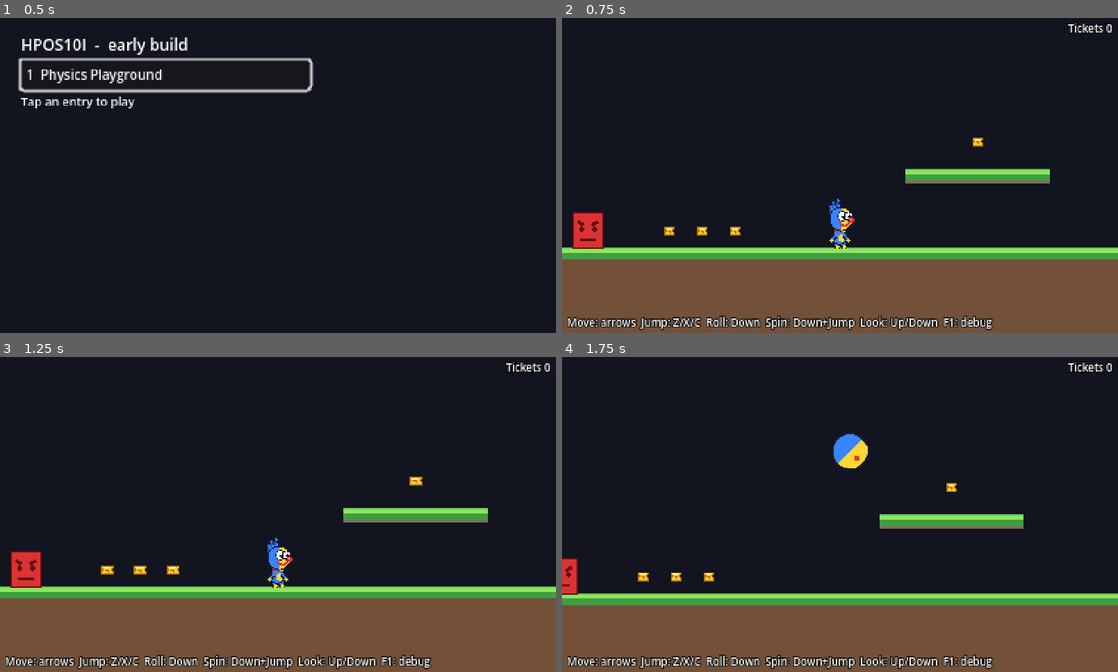
Above: before the commit, frames 1-4 (two rows, left to right).
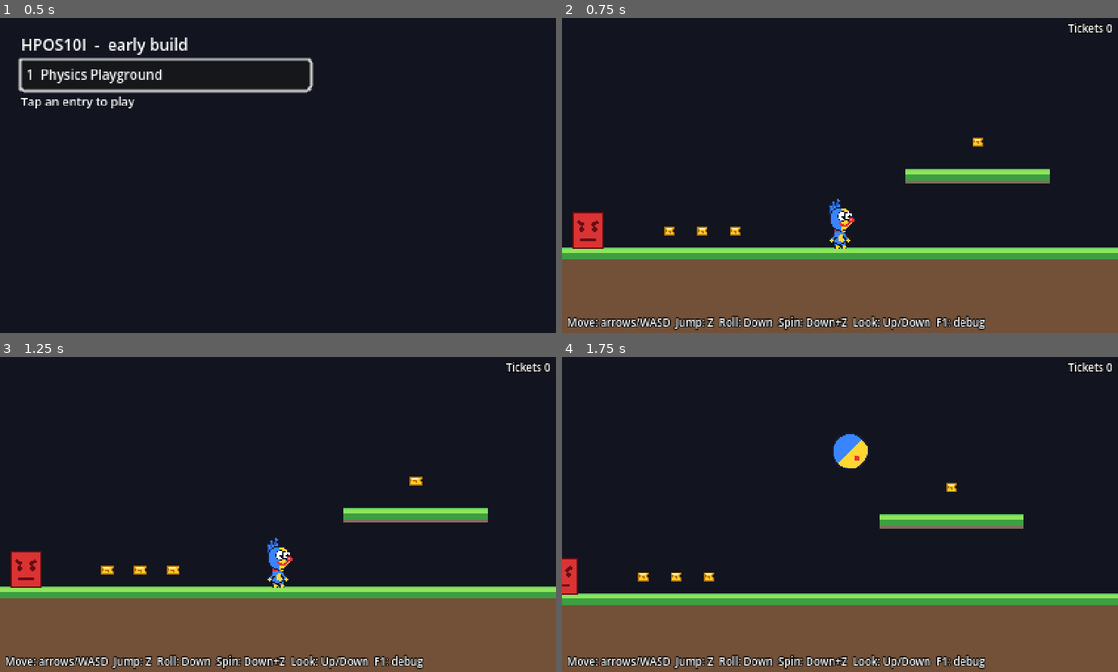
Above: after the commit, the same moments.

Repository: crrreatorrr/HPOS10I
Game: Godot game, scene res://core/main.tscn
The game is run twice, just before and just after one commit, with the same random seed, the same clock (stepped at 60 frames per second) and the same inputs.
Inputs (mouse positions are in pixels of both pictures, inside the frame that each line leads up to):
- Up to frame 1 (0.5 s): no input
- Up to frame 2 (0.75 s): click "1 Physics Playground" at 0.5 s
- Up to frame 3 (1.25 s): no input
- Up to frame 4 (1.75 s): tap Enter (pause) at 1.25 s; move the mouse to (962, 498) at 1.27 s; hold Right (move_right) from 1.28 s (still down); hold Z (jump) from 1.28 s (still down); click (962, 498) at 1.42 s

Frame 1 is identical in both runs. In frame 2, 1.7% of the frame differs, in the area x 13-78%, y 94-100%; in frame 3, 1.7%; in frame 4, 1.7%.

Commit message:
Use InputLabels, Layers and the new tuning fields
The playground hint is built from InputLabels (the player's own key labels,
refreshed after key presses for the web). bounce_trim and died_delay_frames
come from Tuning.physics. Collision bits come from Layers everywhere in
player/, terrain/, playground/ and the physics test helpers. Trajectories
are identical to 9f3303c.

Co-Authored-By: Claude Opus 5.5 <noreply@anthropic.com>

Diff:
--- a/player/player.gd
+++ b/player/player.gd
@@ -45,10 +45,6 @@
 const VALLEY_PROBE_REACH := 48.0
 ## Feet within this distance of a surface count as touching it.
 const CONTACT_EPSILON := 0.05
-## bounce_off() trims this from the rebound speed (px/frame).
-const BOUNCE_TRIM := 1.0  # LEAD-REQUEST: bounce_trim (feel)
-## `died` fires this many frames after kill() (the fall-off animation).
-const DIED_SIGNAL_FRAMES := 60  # LEAD-REQUEST: died_delay_frames (feel)
 ## Default control lock for push_ground() (contract default).
 const PUSH_LOCK_FRAMES := 16
 ## Landing speed conversion bands (Physics Guide): flat up to 23 deg from flat,
@@ -180,6 +176,7 @@
 
 func _ready() -> void:
 	add_to_group(&"player")
+	hitbox.collision_layer = Layers.PLAYER
 	_update_hitbox()
 
 
@@ -262,7 +259,7 @@
 			_gsp = -_gsp
 		return
 	if global_position.y > target_y or _vel.y < 0.0:
-		_vel.y -= signf(_vel.y) * PhysicsConstants.speed(BOUNCE_TRIM)
+		_vel.y -= signf(_vel.y) * PhysicsConstants.speed(Tuning.physics.bounce_trim)
 	else:
 		_vel.y = -_vel.y
 	if reverse_x:
@@ -901,7 +898,7 @@
 	global_position += _vel * dt + Vector2(0.0, 0.5 * g * dt * dt)
 	_vel.y = minf(_vel.y + g * dt, PhysicsConstants.speed(p.max_fall_speed))
 	_death_frames += 1
-	if _death_frames == DIED_SIGNAL_FRAMES:
+	if _death_frames == p.died_delay_frames:
 		died.emit()
 
 
--- a/player/scattered_ticket.gd
+++ b/player/scattered_ticket.gd
@@ -63,8 +63,8 @@
 
 func _ready() -> void:
 	add_to_group(&"scattered_ticket")
-	collision_layer = 1 << 6  # objects
-	collision_mask = 1 << 4  # player hitbox
+	collision_layer = Layers.OBJECTS
+	collision_mask = Layers.PLAYER
 	monitorable = false
 	_query.collide_with_areas = false
 
@@ -86,8 +86,8 @@
 	if _vel.y > 0.0:
 		_query.from = from
 		_query.to = global_position + Vector2(0.0, RADIUS)
-		_query.collision_mask = PlayerSensors.BIT_SOLID | PlayerSensors.BIT_PATH_A \
-				| PlayerSensors.BIT_PATH_B | PlayerSensors.BIT_TOP_ONLY
+		_query.collision_mask = Layers.TERRAIN_SOLID | Layers.TERRAIN_PATH_A \
+				| Layers.TERRAIN_PATH_B | Layers.TERRAIN_TOP_ONLY
 		var hit := get_world_2d().direct_space_state.intersect_ray(_query)
 		if not hit.is_empty():
 			global_position.y = hit.position.y - RADIUS
--- a/player/sensors.gd
+++ b/player/sensors.gd
@@ -7,10 +7,6 @@
 ## All casts use PhysicsDirectSpaceState2D.intersect_ray and are recorded each
 ## frame so the debug overlay can draw them in world space.
 
-const BIT_SOLID := 1
-const BIT_PATH_A := 2
-const BIT_PATH_B := 4
-const BIT_TOP_ONLY := 8
 ## Offset of the two side rays used to re-measure a surface angle.
 const SURFACE_PROBE_OFFSET := 0.5
 ## A re-measured angle this close (degrees) to the reported one confirms it.
@@ -70,9 +66,9 @@
 
 ## Terrain mask for the given collision path (0 = A, 1 = B).
 static func terrain_mask(path: int, top_only: bool) -> int:
-	var mask := BIT_SOLID | (BIT_PATH_A if path == 0 else BIT_PATH_B)
+	var mask := Layers.TERRAIN_SOLID | (Layers.TERRAIN_PATH_A if path == 0 else Layers.TERRAIN_PATH_B)
 	if top_only:
-		mask |= BIT_TOP_ONLY
+		mask |= Layers.TERRAIN_TOP_ONLY
 	return mask
 
 
@@ -101,7 +97,8 @@
 	hit.length = length
 	hit.mask = mask
 	var layer := PhysicsServer2D.body_get_collision_layer(result.rid)
-	hit.top_only = (layer & BIT_TOP_ONLY) != 0 and (layer & (BIT_SOLID | BIT_PATH_A | BIT_PATH_B)) == 0
+	hit.top_only = (layer & Layers.TERRAIN_TOP_ONLY) != 0 \
+			and (layer & (Layers.TERRAIN_SOLID | Layers.TERRAIN_PATH_A | Layers.TERRAIN_PATH_B)) == 0
 	# A ray that really enters a solid always crosses a surface facing it. A
 	# normal facing along the ray comes from a convex piece the ray only grazes
 	# at a shared vertex (an internal edge of the polygon's decomposition), so
--- a/playground/dummy_enemy.gd
+++ b/playground/dummy_enemy.gd
@@ -11,8 +11,8 @@
 
 
 func _ready() -> void:
-	collision_layer = 1 << 5  # enemies
-	collision_mask = 1 << 4  # player hitbox
+	collision_layer = Layers.ENEMIES
+	collision_mask = Layers.PLAYER
 	monitorable = true
 	var shape := CollisionShape2D.new()
 	var rect := RectangleShape2D.new()
--- a/playground/physics_playground.gd
+++ b/playground/physics_playground.gd
@@ -8,9 +8,6 @@
 ## to turn on physics interpolation (smoother motion on 120 Hz+ displays), and
 ## `--terrain-root=res://some/dir` to try terrain materials from another folder.
 
-# LEAD-REQUEST: build this from InputLabels.for_action() (core/input_labels.gd,
-# FQ-07) once it lands, so the jump key reads right on AZERTY/QWERTZ layouts.
-const HINT := "Move: arrows  Jump: Z/X/C  Roll: Down  Spin: Down+Jump  Look: Up/Down  F1: debug"
 ## After `died` (about 1 s after kill), wait about 1 s more: about 2 s in all.
 const RESPAWN_FRAMES := 60
 ## Terrain materials: assets/terrain/<ART_ZONE>/ (flat colours until they exist).
@@ -22,6 +19,7 @@
 @onready var start: Marker2D = $PlayerStart
 
 var _tickets: Label
+var _hint: Label
 var _respawn_in := -1
 var _frame := 0
 
@@ -44,16 +42,39 @@
 	player.died.connect(func() -> void: _respawn_in = RESPAWN_FRAMES)
 	var layer := CanvasLayer.new()
 	add_child(layer)
-	var hint := _hud_label()
-	hint.text = HINT
-	hint.position = Vector2(4, 226)
-	layer.add_child(hint)
+	_hint = _hud_label()
+	_hint.text = _hint_text()
+	_hint.position = Vector2(4, 226)
+	layer.add_child(_hint)
 	# Top-right: the F1 debug panel uses the top-left corner.
 	_tickets = _hud_label()
 	_tickets.horizontal_alignment = HORIZONTAL_ALIGNMENT_RIGHT
 	_tickets.position = Vector2(get_viewport_rect().size.x - 84.0, 2)
 	_tickets.size = Vector2(80, 12)
 	layer.add_child(_tickets)
+
+
+## Control hints with the keys printed on the player's own keyboard (keys are
+## bound by physical position, so WASD shows as ZQSD on AZERTY).
+func _hint_text() -> String:
+	var move := "".join([InputLabels.for_physical(KEY_W), InputLabels.for_physical(KEY_A),
+			InputLabels.for_physical(KEY_S), InputLabels.for_physical(KEY_D)])
+	var jump := InputLabels.for_action(&"jump", 1)
+	return "Move: arrows/%s  Jump: %s  Roll: Down  Spin: Down+%s  Look: Up/Down  %s: debug" % [
+			move, jump, jump, InputLabels.for_action(&"debug_overlay", 1)]
+
+
+## On the web, labels are learned from key presses (Display calls
+## InputLabels.learn), so refresh the hint after each key.
+func _input(event: InputEvent) -> void:
+	if event is InputEventKey and _hint != null:
+		_refresh_hint.call_deferred()
+
+
+func _refresh_hint() -> void:
+	var text := _hint_text()
+	if text != _hint.text:
+		_hint.text = text
 
 
 func _hud_label() -> Label:
--- a/playground/playground_ticket.gd
+++ b/playground/playground_ticket.gd
@@ -11,8 +11,8 @@
 
 
 func _ready() -> void:
-	collision_layer = 1 << 6  # objects
-	collision_mask = 1 << 4  # player hitbox
+	collision_layer = Layers.OBJECTS
+	collision_mask = Layers.PLAYER
 	monitorable = false
 	var shape := CollisionShape2D.new()
 	var circle := CircleShape2D.new()
--- a/terrain/curve_terrain.gd
+++ b/terrain/curve_terrain.gd
@@ -25,10 +25,6 @@
 enum Shape { LOOP, QUARTER_PIPE, RAMP, CURVE, BLOCK }
 enum PathLayer { BOTH, A, B }
 
-const LAYER_SOLID := 1
-const LAYER_PATH_A := 2
-const LAYER_PATH_B := 4
-const LAYER_TOP_ONLY := 8
 ## Pieces of a loop are at most this many degrees, keeping each polygon simple.
 const MAX_ARC_CHUNK := 90.0
 ## Visual edges are judged in parts this long (px), so partly covered sides work.
@@ -222,9 +218,9 @@
 			child.queue_free()
 	collision_mask = 0
 	if top_only:
-		collision_layer = LAYER_TOP_ONLY
+		collision_layer = Layers.TERRAIN_TOP_ONLY
 	else:
-		collision_layer = [LAYER_SOLID, LAYER_PATH_A, LAYER_PATH_B][path_layer]
+		collision_layer = [Layers.TERRAIN_SOLID, Layers.TERRAIN_PATH_A, Layers.TERRAIN_PATH_B][path_layer]
 
 	polygons.clear()
 	for polygon in build_polygons():
--- a/terrain/path_switcher.gd
+++ b/terrain/path_switcher.gd
@@ -26,7 +26,7 @@
 
 func _ready() -> void:
 	collision_layer = 0
-	collision_mask = 1 << 4  # player hitbox
+	collision_mask = Layers.PLAYER
 	monitorable = false
 	_update_shape()
 	if Engine.is_editor_hint():
--- a/tests/physics/physics_world.gd
+++ b/tests/physics/physics_world.gd
@@ -5,10 +5,10 @@
 const PLAYER_SCENE := preload("res://player/player.tscn")
 const LOOP_SCENE := preload("res://terrain/loop.tscn")
 
-const SOLID := 1
-const PATH_A := 2
-const PATH_B := 4
-const TOP_ONLY := 8
+const SOLID := Layers.TERRAIN_SOLID
+const PATH_A := Layers.TERRAIN_PATH_A
+const PATH_B := Layers.TERRAIN_PATH_B
+const TOP_ONLY := Layers.TERRAIN_TOP_ONLY
 
 
 static func new_world(test: TestCase) -> Node2D:
--- a/tests/physics/test_player_api.gd
+++ b/tests/physics/test_player_api.gd
@@ -22,7 +22,7 @@
 	world.add_child(other)
 	assert_eq(Player.from_area(other), null, "other areas map to null")
 	assert_eq(Player.from_area(null), null, "null is safe")
-	assert_eq(player.hitbox.collision_layer, 1 << 4, "hitbox on layer 5")
+	assert_eq(player.hitbox.collision_layer, Layers.PLAYER, "hitbox on the player layer")
 	assert_true(player.is_in_group(&"player"), "in group player")
 
 
